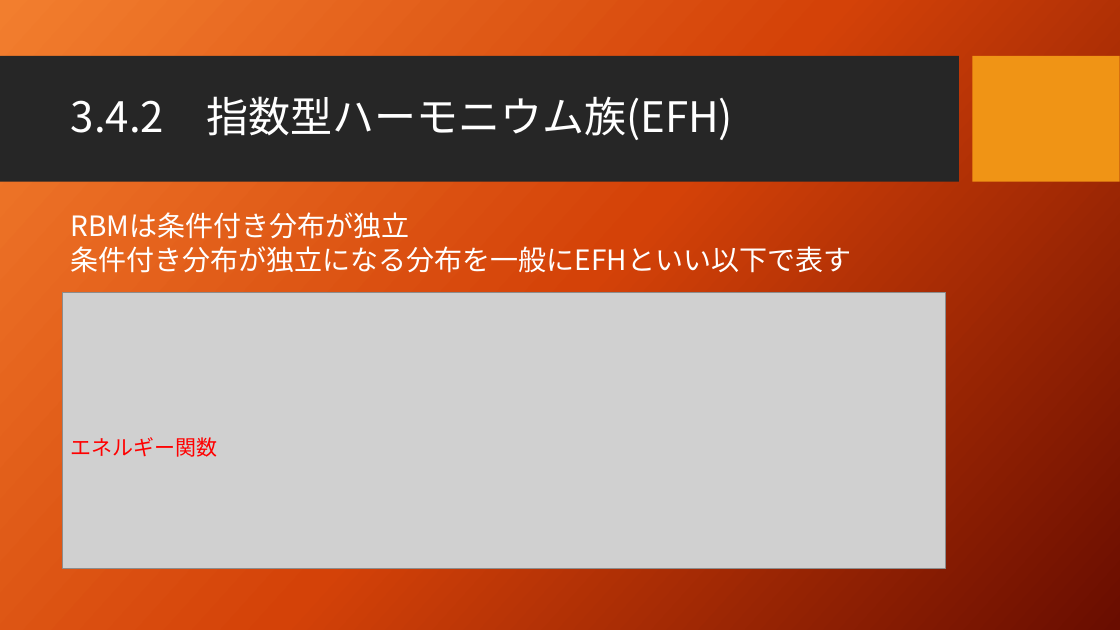
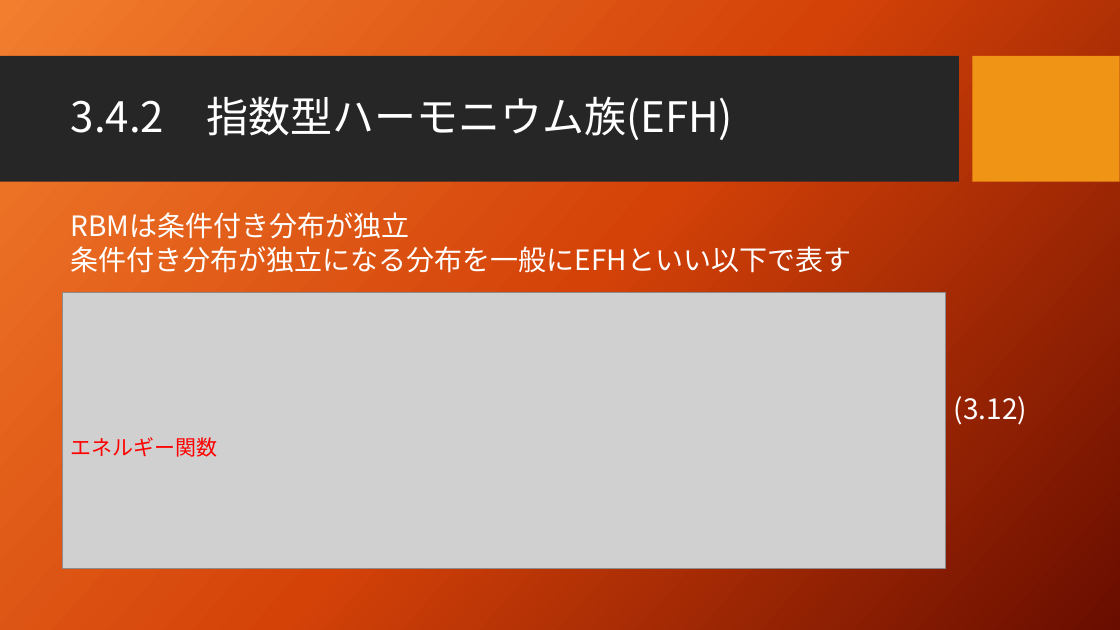
Before and after one commit to seigenji/deep_learning, a slide deck: slide 6 of deep_learning3.4.pptx. Drawn at 1120x630 pixels with LibreOffice and Linux fonts; fonts in the diff are those of the drawing; grey boxes stand for pictures; background and template pictures are left out. Boxes give left, top, right and bottom in pixels: in the first picture for what was removed or moved away, otherwise in the second. Text is boxed around its words. In the diff, an @@ line names an element or a change of style, - is before the commit and + after.

```diff
--- a/deep_learning3.4.pptx
+++ b/deep_learning3.4.pptx
@@ text added at box(954, 396, 1027, 425), 24 pt, text #FFFFFF @@
+(3.12)
```
Also in this commit, not shown: 4 other slides changed, 1 slide added.
